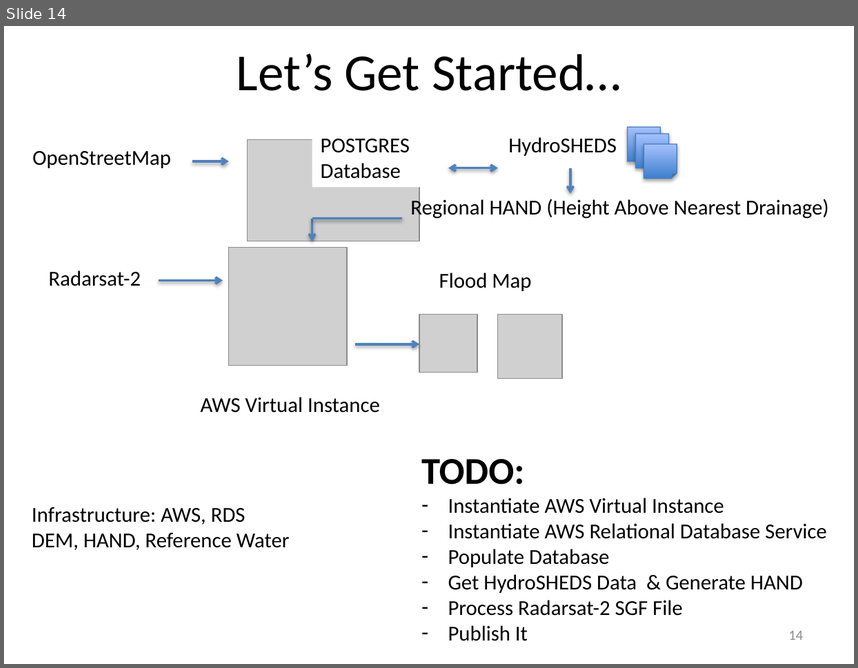
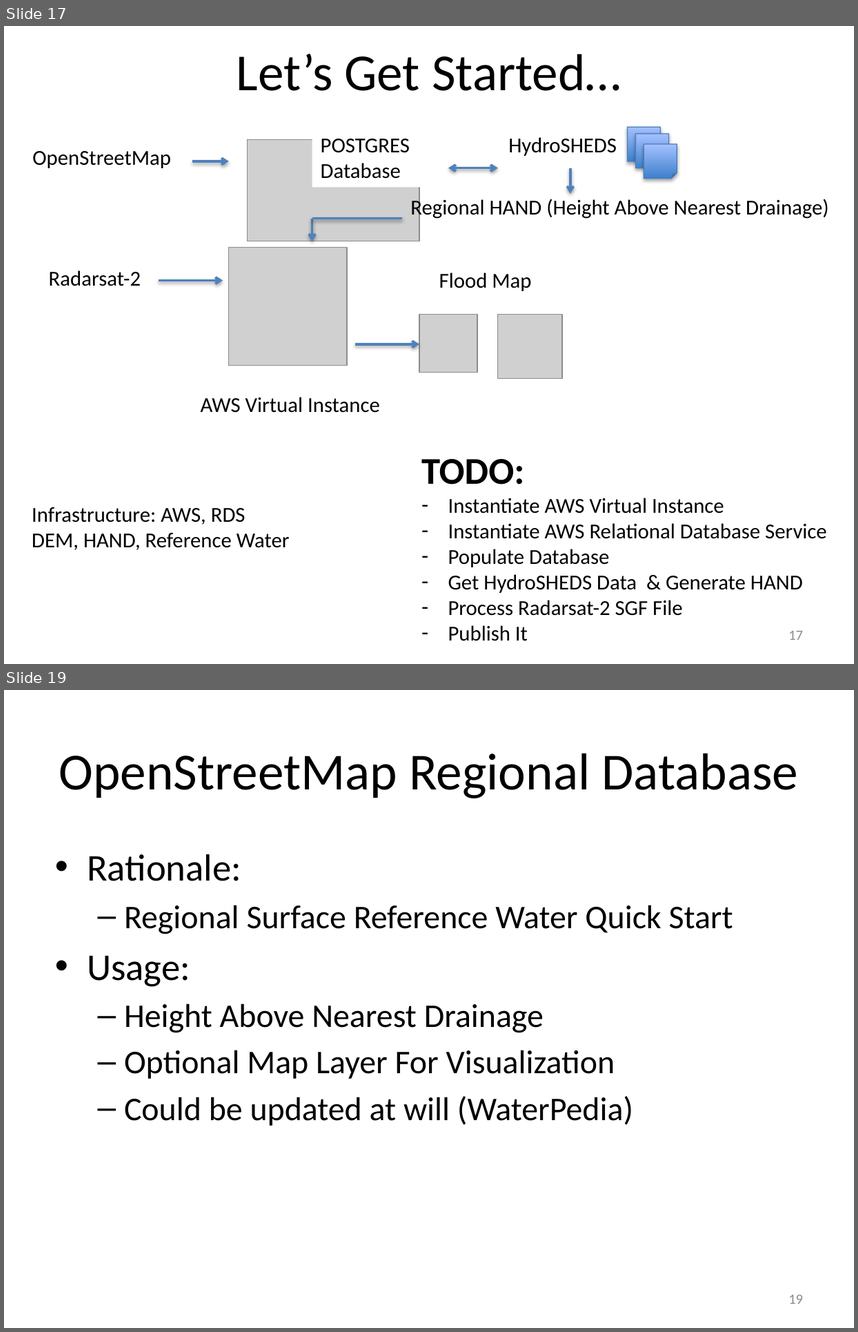
Before and after one commit to vightel/FloodMapsWorkshop, a slide deck: FloodMappingWorkshop.pptx. Shown one above the other, each under a label of ours: slide 14 before the commit, slides 17 and 19 after it; the slides between them are not shown. The pictures are 858x668 and 858x1332 pixels, drawn with LibreOffice and Linux fonts; fonts in the diff are those of the drawing; grey boxes stand for pictures. Boxes give left, top, right and bottom in pixels: in the first picture for what was removed or moved away, otherwise in the second. Text is boxed around its words. In the diff, an @@ line names an element or a change of style, - is before the commit and + after.

```diff
--- a/FloodMappingWorkshop.pptx
+++ b/FloodMappingWorkshop.pptx
@@ slide 19 added at (4,690,854,1328), background #FFFFFF @@
@@ title added at (59,753,797,798), 44 pt, text #000000 @@
+OpenStreetMap Regional Database
@@ text added at (87,854,733,1125), 28 pt, text #000000 @@
+• Rationale:
+  – Regional Surface Reference Water Quick Start
+• Usage:
+  – Height Above Nearest Drainage
+  – Optional Map Layer For Visualization
+  – Could be updated at will (WaterPedia)
@@ page number added at (789,1294,803,1303), 12 pt, text #8C8C8C @@
+19
@@ what was slide 14 is now slide 17 @@
@@ page number at (789,630,803,639): text changed @@
-14
+17
```
Also in this commit, not shown: 1 slide changed, 18 other slides added, 10 other files.
